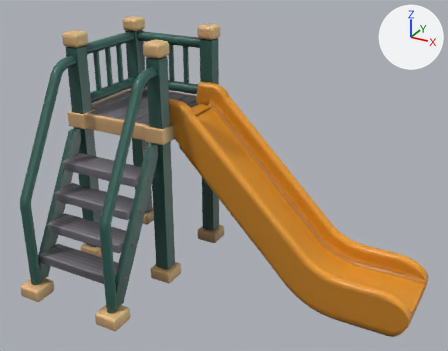
Renders of the glTF model lab/playground-slide/models/houdini_playground_slide.glb from each side of a commit.
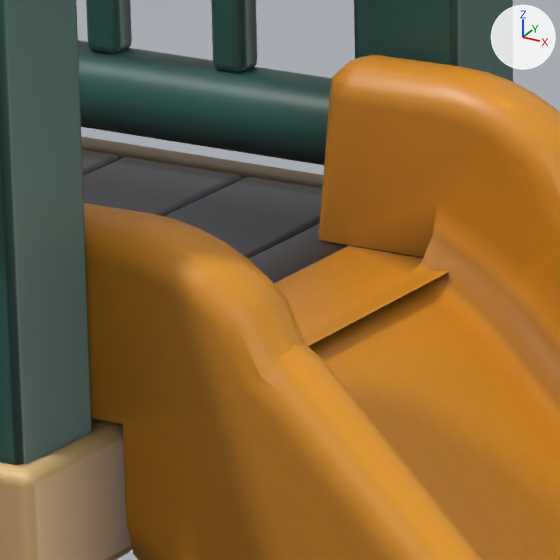
Each version appears first whole from a 50 mm lens placed at (3.04, -5.58, 4.35), pointed at (-0.04, 0.01, 1.56), and next in a close-up on the part from 36% to 50% of the width and 21% to 40% of the height. Every picture has the same lights, and +X, +Y and +Z are marked at upper right. The last two pictures show the newer version. Objects named as collision shapes, trigger or cutter boxes, shadow casters or lower levels of detail are left out. Vertices at exactly the same position are counted once.

Before the edit, the objects in view are built like this:
```python
me_lod0 = bpy.data.meshes.new('LOD0')
me_lod0.from_pydata(...)  # 7560 vertices, 15084 faces; spans x -2.15..2.15, y -1.26..1.26, z 0.0..2.99
me_lod0.materials.append(mat_slot1)
ob_lod0 = bpy.data.objects.new('LOD0', me_lod0)
ob_lod0.location = (0.0, 0.0, 0.0)
```
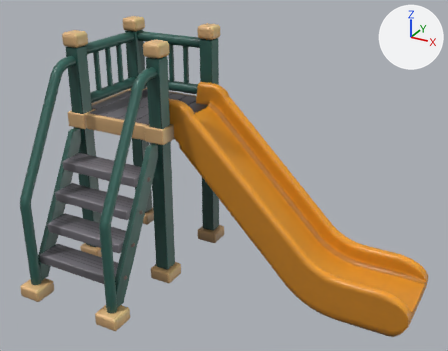
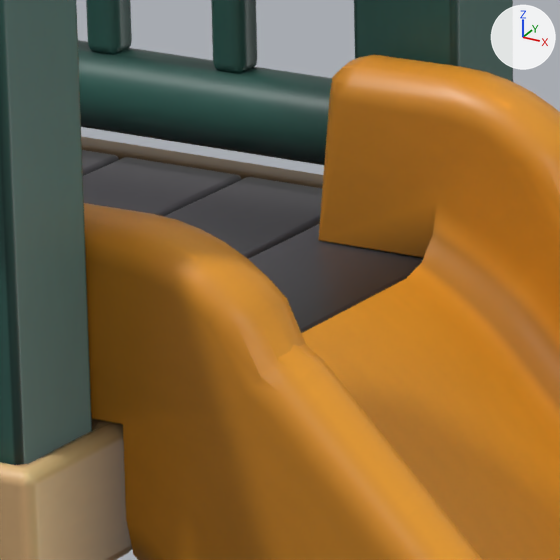
Patch to the scene script:
```diff
--- a/lab/playground-slide/models/houdini_playground_slide.glb.py
+++ b/lab/playground-slide/models/houdini_playground_slide.glb.py
@@ me_lod0 @@
 # used by ob_lod0; location = (0.0, 0.0, 0.0)
-me_lod0.from_pydata(...)  # 7560 vertices, 15084 faces; spans x -2.15..2.15, y -1.26..1.26, z 0.0..2.99
+me_lod0.from_pydata(...)  # 7443 vertices, 14834 faces; spans x -2.15..2.15, y -1.26..1.26, z 0.0..2.99
+# me_lod0 part 1: 24 vertices moved from x -0.84..-0.73, y 0.1..0.98, z 1.98..2.03 to x -0.83..-0.73, y 0.1..0.98, z 1.96..2.03; 183 vertices removed from x -0.88..-0.69, y 0.1..0.98, z 1.98..2.03; 66 vertices added at x -0.82..-0.73, y 0.1..0.98, z 1.96..2.03
+# me_lod0 part 2: 624 kept faces spanning x -2.03..2.15, y -1.26..1.17, z 0.01..2.75 get new vertex colours
 me_lod0.materials.append(mat_slot1)
```

Pixel boxes [x1, y1, x2, y2] of what changed, in the close-ups (560 x 560 px):
part 1 of me_lod0, cut back (mostly hidden afterwards)
    before: [249, 225, 466, 346]
    after: [300, 268, 416, 333]
part 2 of me_lod0, recoloured
    both: [308, 192, 455, 365]
